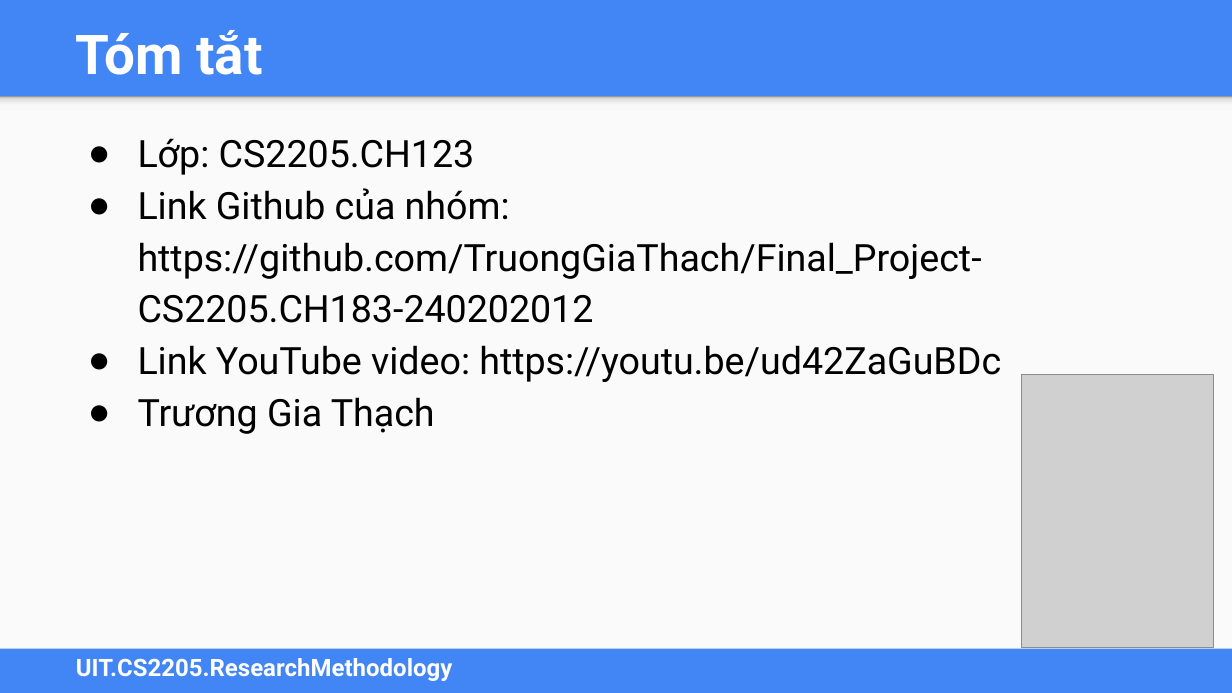
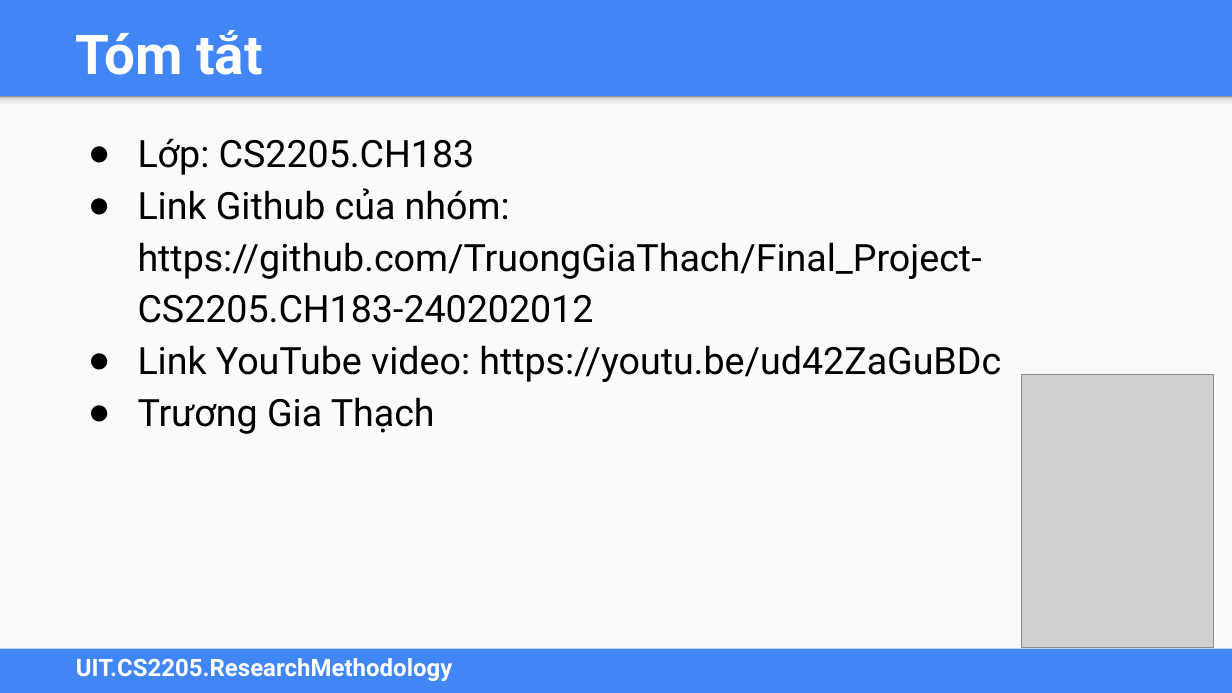
Before and after one commit to TruongGiaThach/Final_Project-CS2205.CH183-240202012, a slide deck: slide 2 of Thạch Trương Gia - CS2205.NOV2024.DeCuong.FinalReport.Slide.pptx. Drawn at 1232x693 pixels with LibreOffice and Linux fonts; fonts in the diff are those of the drawing; grey boxes stand for pictures. Boxes give left, top, right and bottom in pixels: in the first picture for what was removed or moved away, otherwise in the second. Text is boxed around its words. In the diff, an @@ line names an element or a change of style, - is before the commit and + after.

```diff
--- a/Thạch Trương Gia - CS2205.NOV2024.DeCuong.FinalReport.Slide.pptx
+++ b/Thạch Trương Gia - CS2205.NOV2024.DeCuong.FinalReport.Slide.pptx
@@ text at <box>138,138,475,175</box>: text changed @@
-● Lớp: CS2205.CH123
+● Lớp: CS2205.CH183
```
Also in this commit, not shown: 3 other files.
